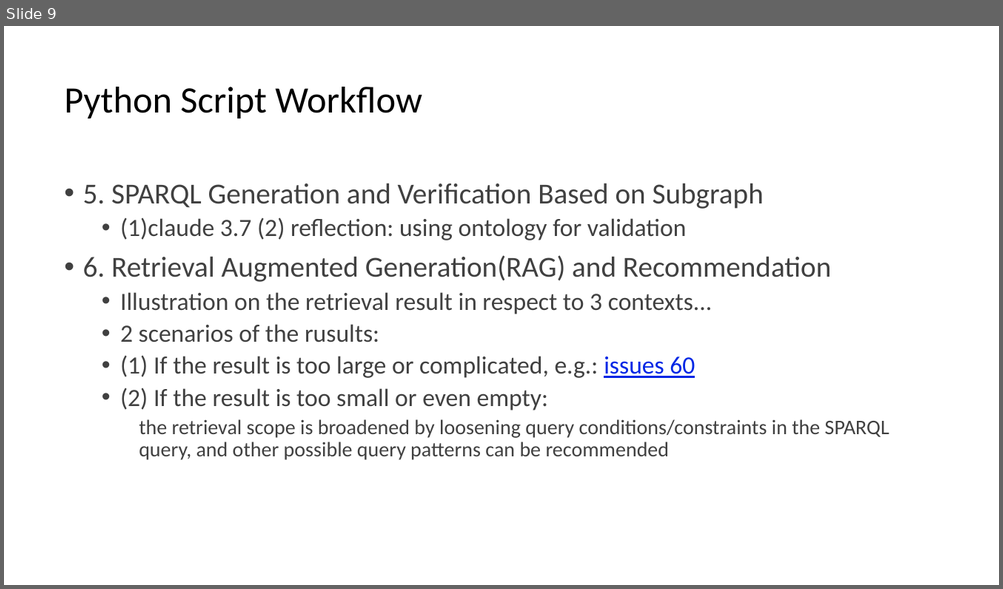
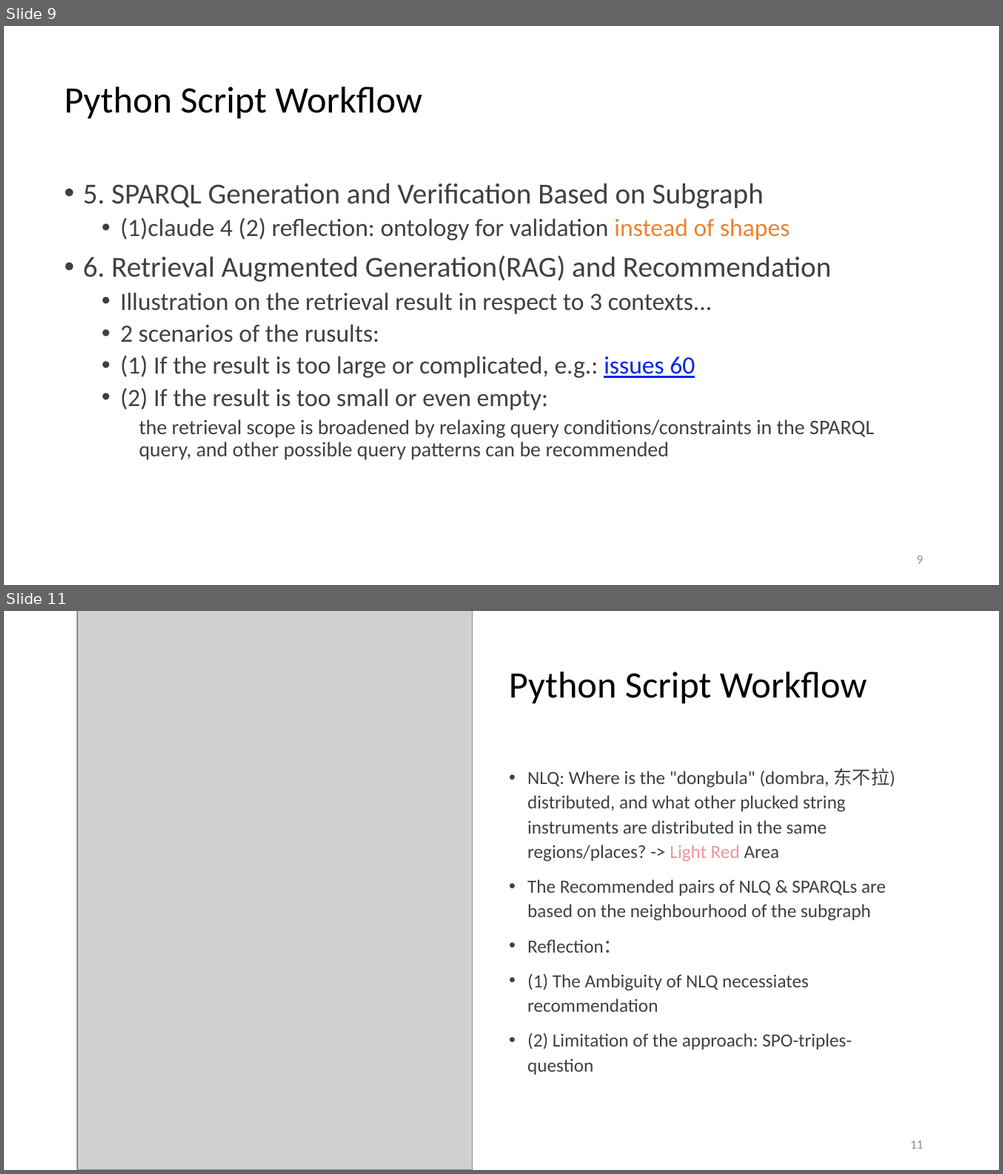
Before and after one commit to DDMAL/linkedmusic-queries, a slide deck: handOver_generalReviewOf_LinkedMusicQueries2024-2025.pptx. Shown one above the other, each under a label of ours: slide 9 before the commit, slides 9 and 11 after it; the slides between them are not shown. The pictures are 1003x589 and 1003x1174 pixels, drawn with LibreOffice and Linux fonts; fonts in the diff are those of the drawing; grey boxes stand for pictures. Boxes give left, top, right and bottom in pixels: in the first picture for what was removed or moved away, otherwise in the second. Text is boxed around its words. In the diff, an @@ line names an element or a change of style, - is before the commit and + after.

```diff
--- a/handOver_generalReviewOf_LinkedMusicQueries2024-2025.pptx
+++ b/handOver_generalReviewOf_LinkedMusicQueries2024-2025.pptx
@@ slide 11 added at (x1=4, y1=611, x2=999, y2=1170), background #FFFFFF @@
@@ picture added at (x1=77, y1=611, x2=472, y2=1170) @@
@@ title added at (x1=509, y1=672, x2=867, y2=703), 36 pt, text #000000 @@
+Python Script Workflow
@@ text added at (x1=527, y1=769, x2=895, y2=1075), 18 pt, text #404040 @@
+• NLQ: Where is the "dongbula" (dombra, 东不拉) distributed, and what other plucked string instruments are distributed in the same regions/places? -> Light Red Area
+• The Recommended pairs of NLQ & SPARQLs are based on the neighbourhood of the subgraph
+• Reflection：
+• (1) The Ambiguity of NLQ necessiates recommendation
+• (2) Limitation of the approach: SPO-triples-question
@@ page number added at (x1=910, y1=1141, x2=922, y2=1149), 12 pt, text #8C8C8C @@
+11
@@ slide 9 changed as well @@
@@ text at (x1=120, y1=218, x2=789, y2=241): text changed @@
-  • (1)claude 3.7 (2) reflection: using ontology for validation
+  • (1)claude 4 (2) reflection: ontology for validation instead of shapes
@@ text at (x1=139, y1=420, x2=874, y2=460): text changed @@
-    the retrieval scope is broadened by loosening query conditions/constraints in the SPARQL query, and other possible query patterns can be recommended
+    the retrieval scope is broadened by relaxing query conditions/constraints in the SPARQL query, and other possible query patterns can be recommended
@@ page number added at (x1=916, y1=556, x2=922, y2=564), 12 pt, text #8C8C8C @@
+9
```
Also in this commit, not shown: 13 other slides changed, 2 other slides added, 2 other files.
